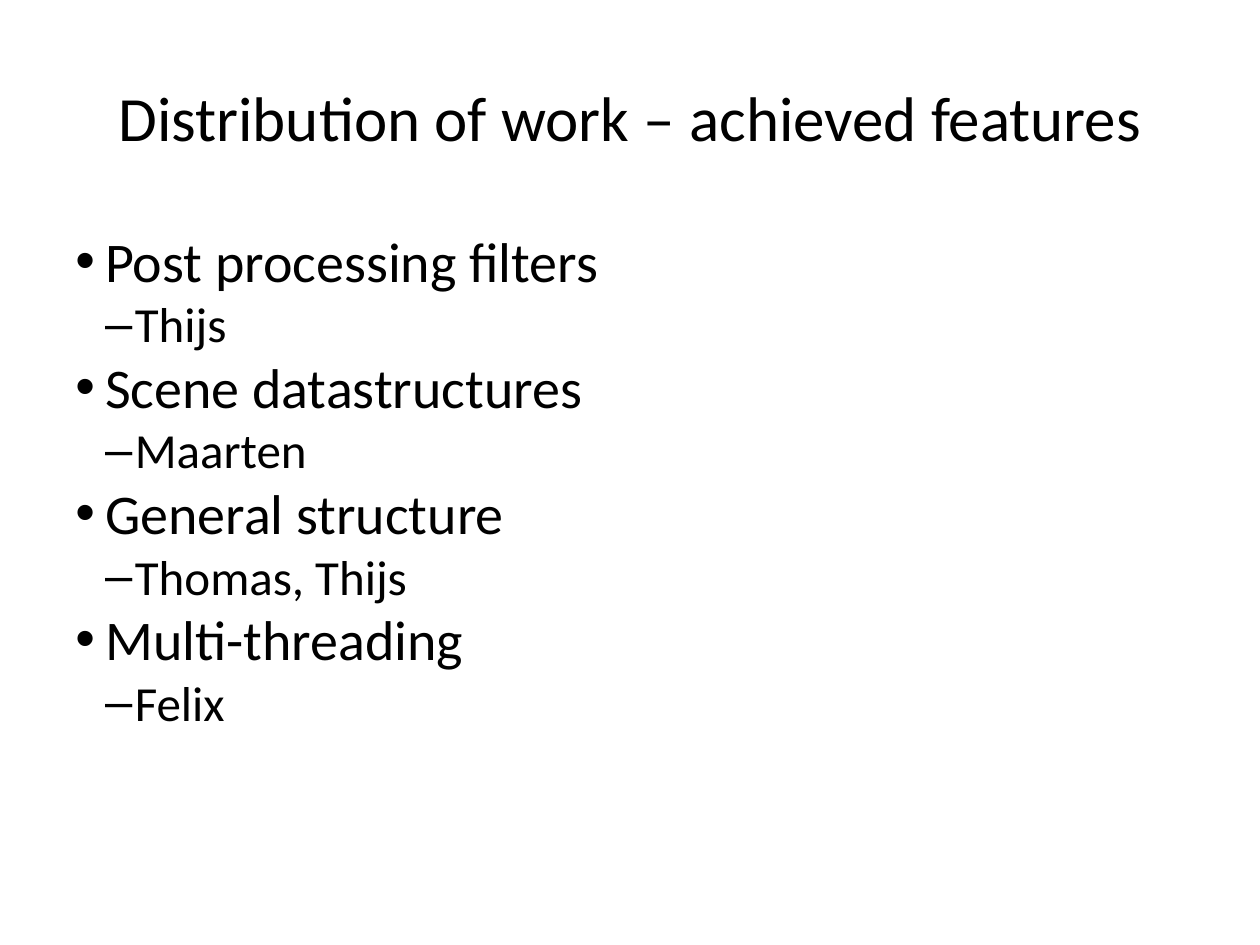
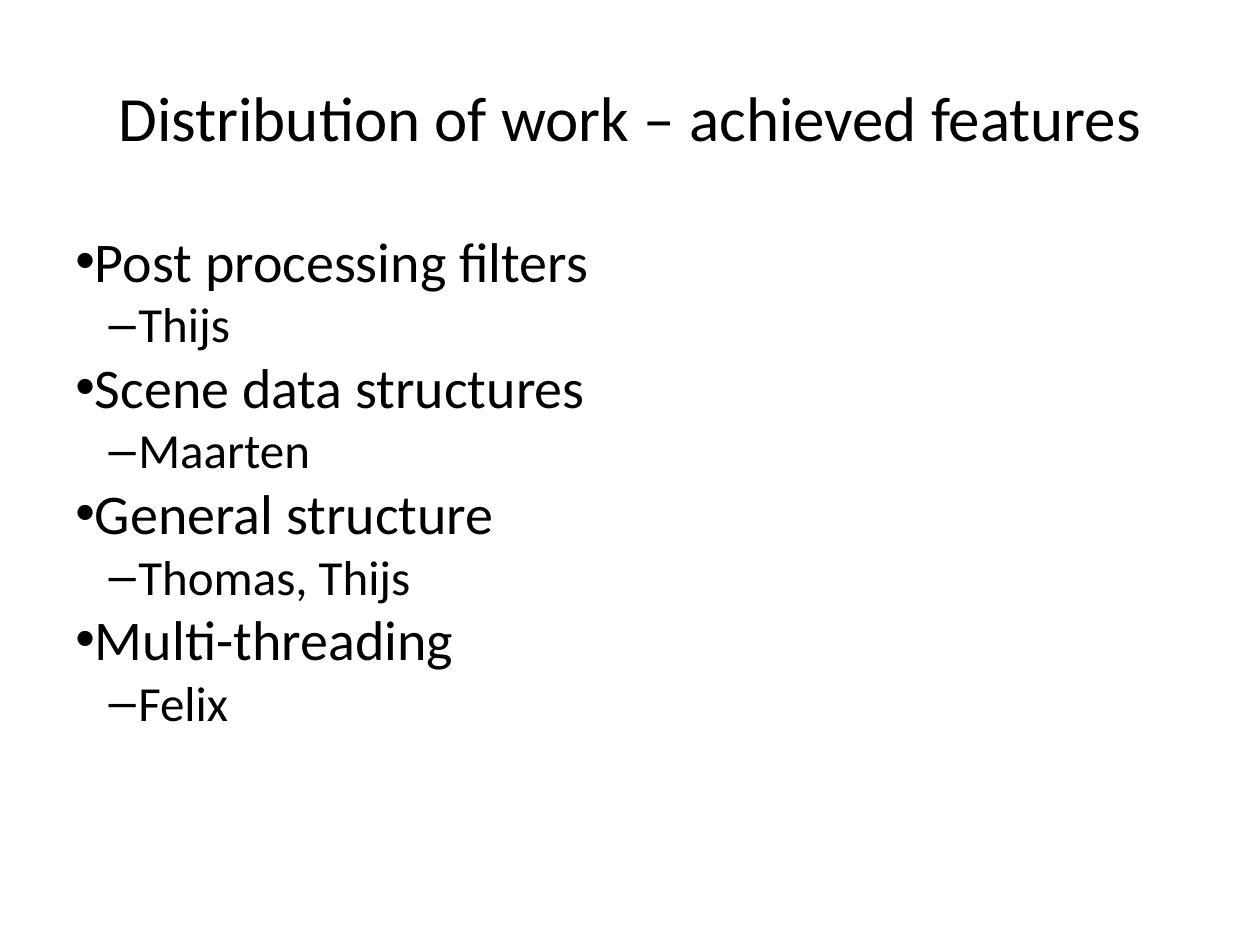
Before and after one commit to thijser/Computer-Graphics-raytracing, a slide deck: slide 8 of presentatie/Raytracing.pptx. Drawn at 1260x945 pixels with LibreOffice and Linux fonts; fonts in the diff are those of the drawing. Boxes give left, top, right and bottom in pixels: in the first picture for what was removed or moved away, otherwise in the second. Text is boxed around its words. In the diff, an @@ line names an element or a change of style, - is before the commit and + after.

```diff
--- a/presentatie/Raytracing.pptx
+++ b/presentatie/Raytracing.pptx
@@ text at [138,308,411,722]: indent changed @@
@@ text at [95,369,584,409]: spaces changed @@
-• Scene datastructures
+• Scene data structures
```
Also in this commit, not shown: 10 other slides changed.
